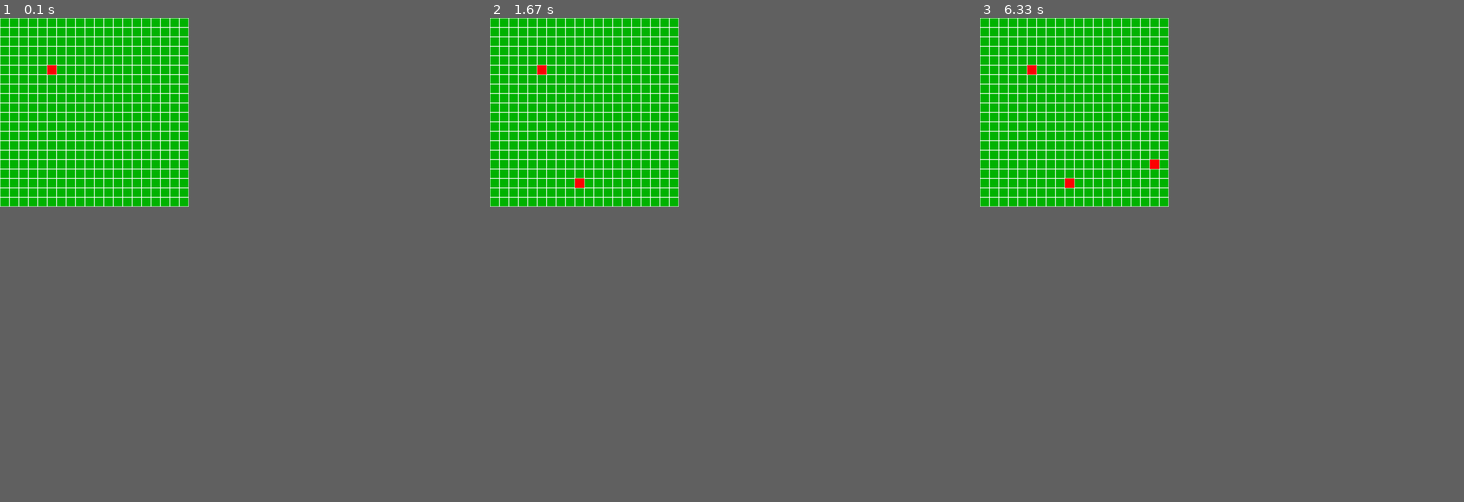
Above: before the commit, frames 1-3 (left to right).
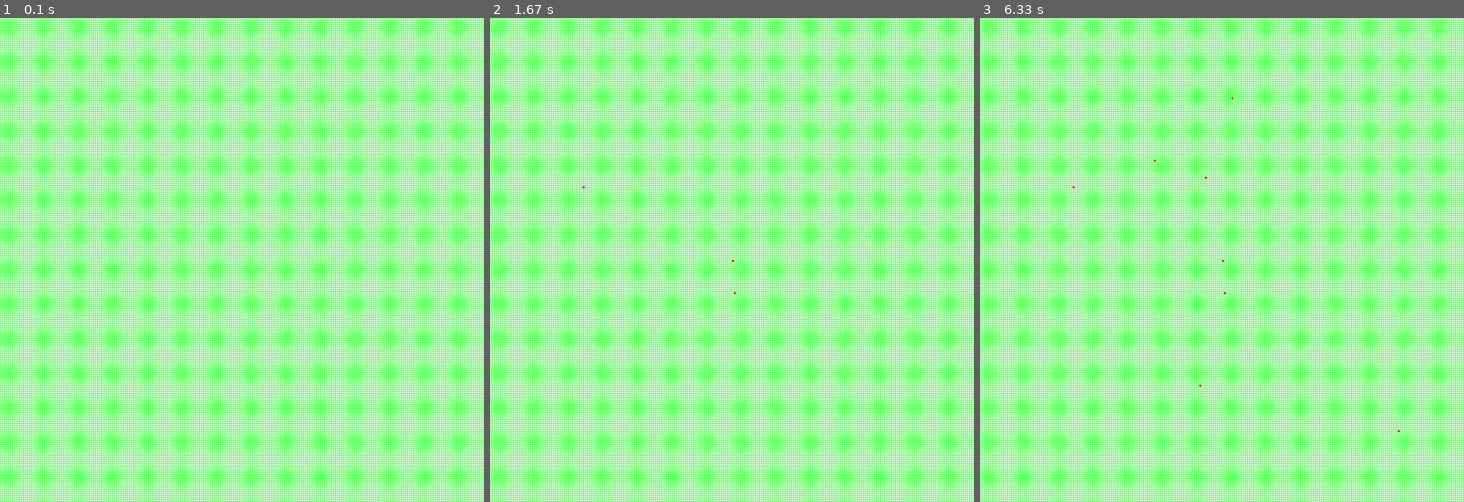
Above: after the commit, the same moments.

Repository: markus-brln/BachelorThesisForestFireControl
Game: pygame game, started from gui/environment.py
Two runs of this game, one before a commit and one after it. Both use one fixed random seed, a clock stepped at 60 frames per second and the inputs below.
Inputs (mouse positions are in pixels of both pictures, inside the frame that each line leads up to):
- Up to frame 1 (0.1 s): no input
- Up to frame 2 (1.67 s): click (732, 260) at 0.38 s; click (732, 293) at 0.83 s; move the mouse to (581, 187) at 1.13 s; click (581, 187) at 1.42 s
- Up to frame 3 (6.33 s): move the mouse to (1401, 429) at 1.83 s; click (1401, 429) at 2.18 s; move the mouse to (1231, 95) at 2.67 s; click (1231, 95) at 3.07 s; move the mouse to (1197, 385) at 3.6 s; click (1197, 385) at 4.05 s; move the mouse to (1207, 177) at 4.63 s; click (1207, 177) at 5.1 s; move the mouse to (1154, 158) at 5.7 s; click (1154, 158) at 6.18 s
The window is 351x351 before the commit and 900x900 after it. Grey fills any space a smaller window leaves; there, only what the larger window draws over its background counts as a difference.

The runs differ from the first frame. In frame 1, 69% of the frame differs, in the area x 0-100%, y 0-100%; in frame 2, 69%; in frame 3, 69%.

Commit message:
before trying to apply zoom

Diff:
--- a/gui/environment.py
+++ b/gui/environment.py
@@ -9,7 +9,7 @@
 COLOR = { "BLACK": (0, 0, 0),
           "WHITE": (255, 255, 255),
           "RED": (255, 0,0 ),
-          "GREEN": (0, 180, 0)
+          "GREEN": (0, 255, 0)
           }
 
 class Model:
@@ -19,7 +19,7 @@
   def __init__(self, length: int, agents):
     self.size = length
     self.agents = agents
-    self.selected_squares = [ (5, 5)]
+    self.selected_squares = []
 
     self.startEpisode()
     self.terminal_state = False
@@ -27,7 +27,7 @@
 
 
   def startEpisode(self):
-    self.selected_squares = [ (5, 5)]
+    self.selected_squares = []
     self.time = 0
     self.firepos = [(self.size / 2, self.size / 2)]
 
@@ -57,14 +57,16 @@
 ## Separate these classes, figure out how to import code from other file
 class View:
   def __init__(self, model: Model, grid_block_size: int):
-    model.view = self
     self.model = model
     self.grid_block_size = grid_block_size           ## Width and height of block in grid
     self.window_size = model.size * grid_block_size
-
     self.window = pygame.display.set_mode((self.window_size, self.window_size))
 
     self.clock = pygame.time.Clock() ## Don't know if necessary yet, or what it actually does
+
+    self.translation = (0, 0)
+    self.scale = 1
+
     self.update()
 
 
@@ -130,8 +132,8 @@
 
 
 def main():
-  environment = Model(20, [])
-  view = View(environment, 25)
+  environment = Model(256, [])
+  view = View(environment, 5)
   controller = Controller(environment, view)
   while(True):
     controller.update(pygame.event.get())
